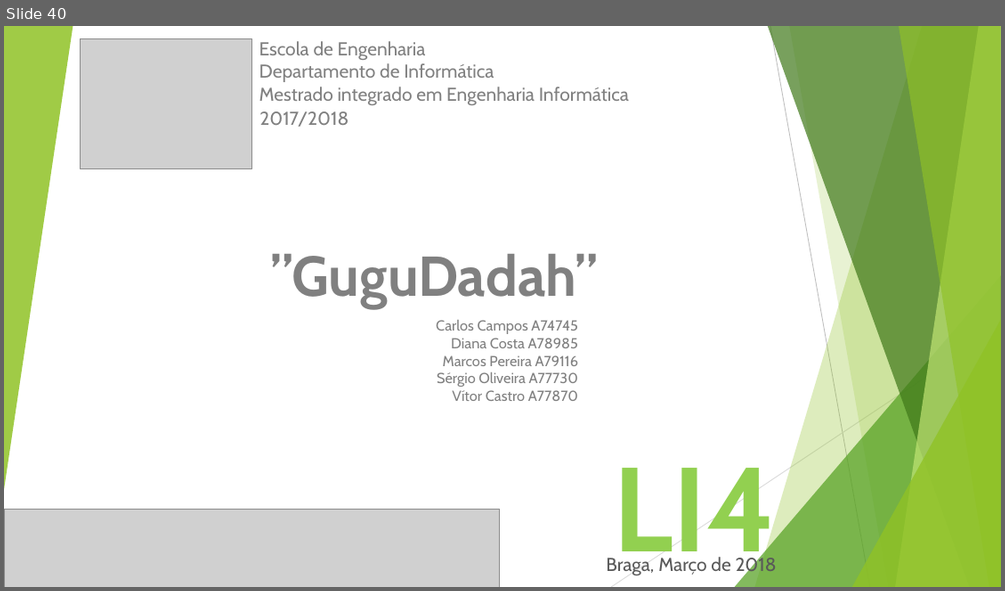
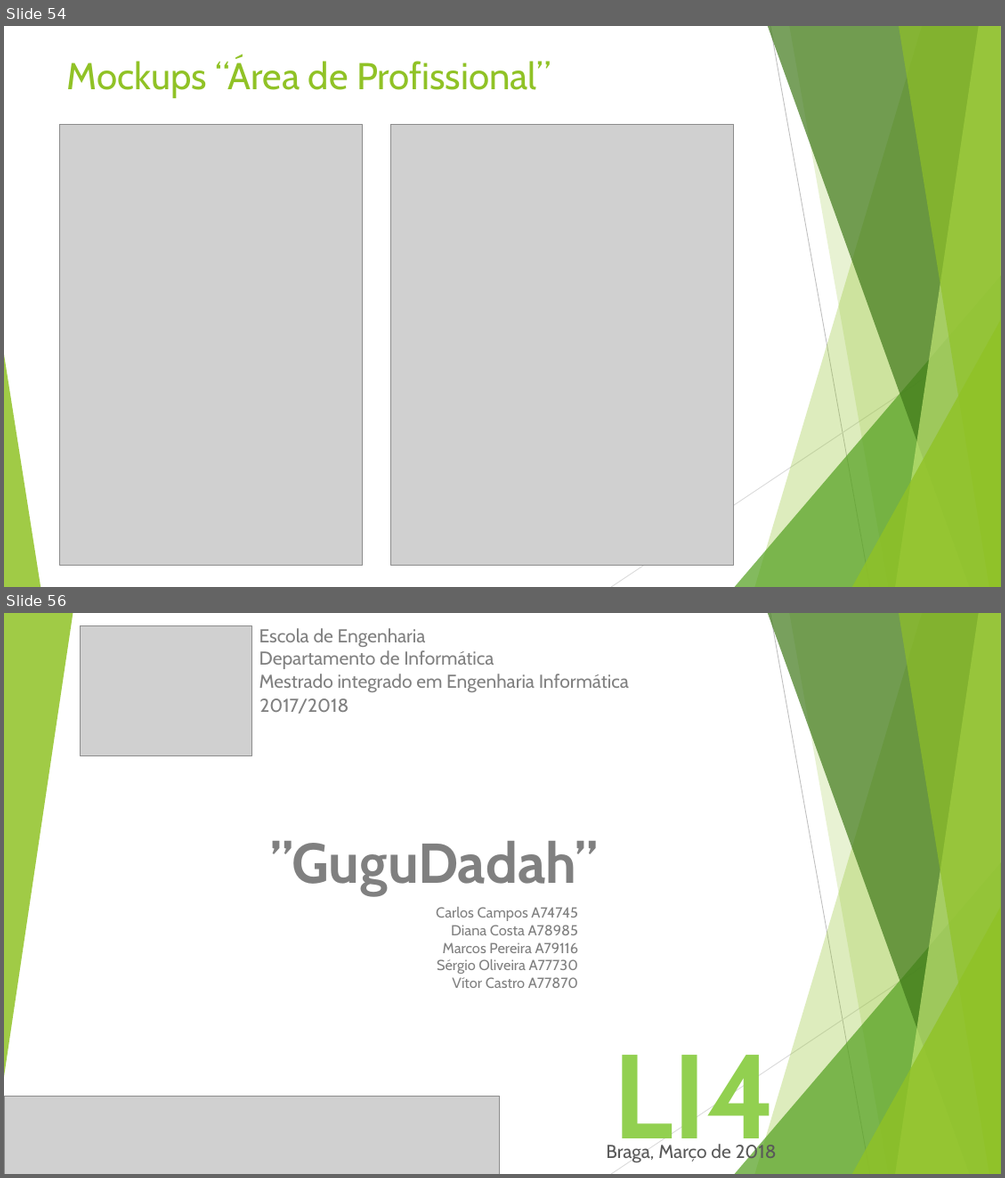
Before and after one commit to vitorjrc/babysitting-system, a slide deck: relatorio/Fase 2/LI4.pptx. Shown one above the other, each under a label of ours: slide 40 before the commit, slides 54 and 56 after it; the slides between them are not shown. The pictures are 1005x591 and 1005x1178 pixels, drawn with LibreOffice and Linux fonts; fonts in the diff are those of the drawing; grey boxes stand for pictures. Boxes give left, top, right and bottom in pixels: in the first picture for what was removed or moved away, otherwise in the second. Text is boxed around its words. In the diff, an @@ line names an element or a change of style, - is before the commit and + after.

```diff
--- a/relatorio/Fase 2/LI4.pptx
+++ b/relatorio/Fase 2/LI4.pptx
@@ slide 54 added at <box>4,26,1001,587</box>, background #FFFFFF; not listed: 9 template elements that a slide beside it also shows @@
@@ title added at <box>67,58,550,98</box>, 36 pt, text #90C226 @@
+Mockups “Área de Profissional”
@@ picture added at <box>59,124,362,564</box> @@
@@ picture added at <box>390,124,733,564</box> @@
@@ triangle added at <box>4,354,40,587</box>, fill #90C226 at 85% opacity @@
@@ what was slide 40 is now slide 56 @@
```
Also in this commit, not shown: 15 other slides added.
